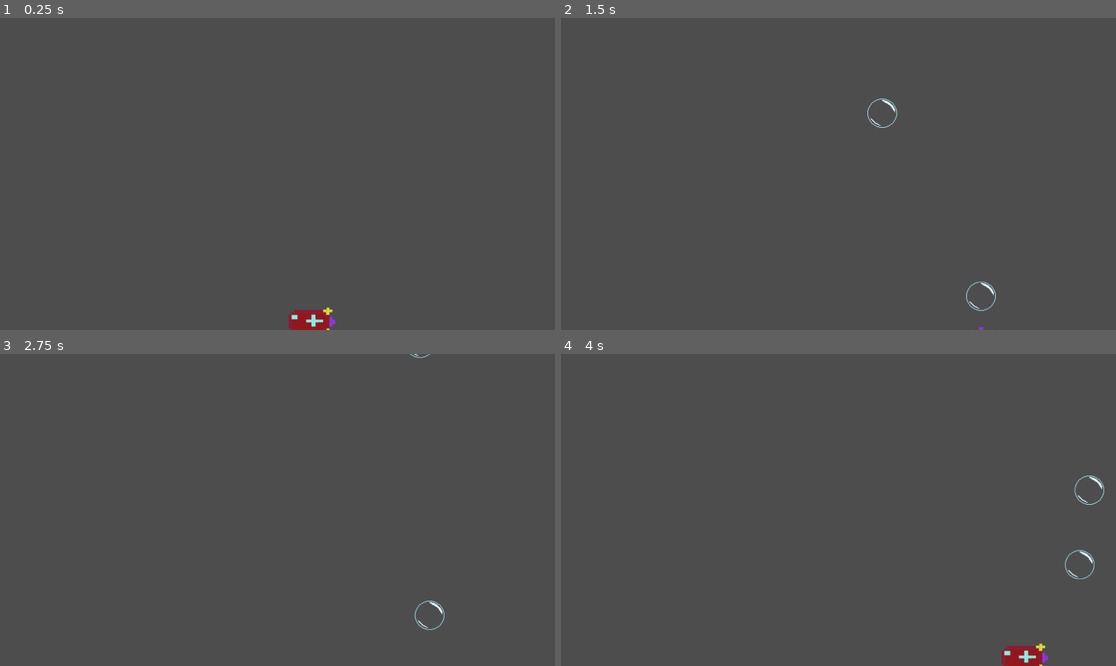
Above: before the commit, frames 1-4 (two rows, left to right).
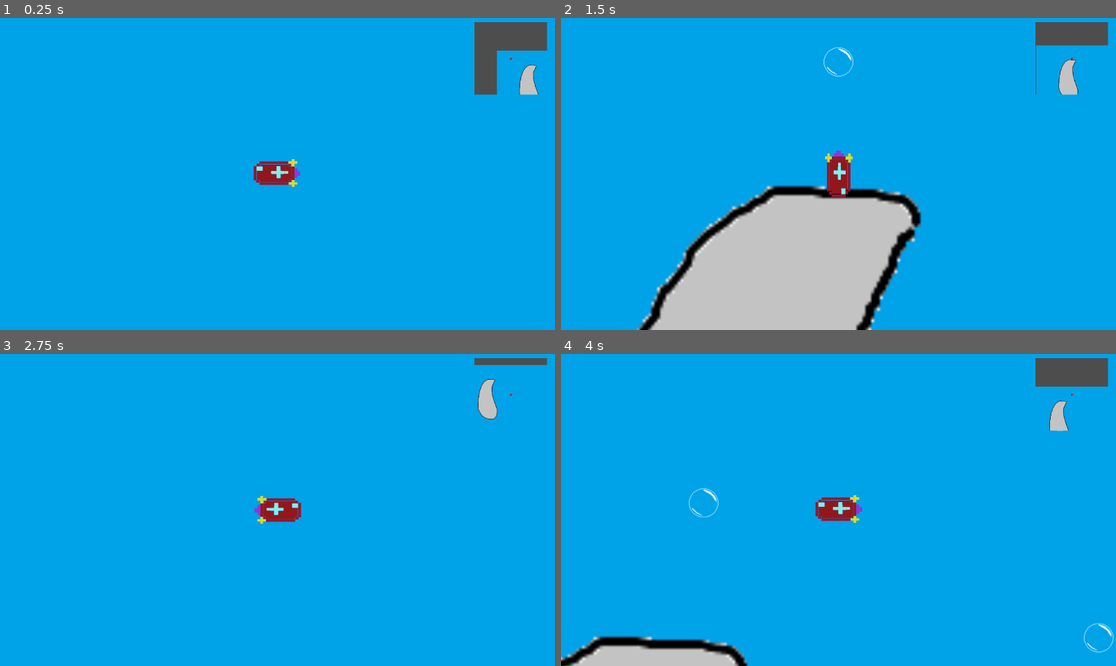
Above: after the commit, the same moments.

Repository: cachola25/cs447-subvival
Game: Godot game, scene res://ocean.tscn
Same seed, same stepped clock (60 frames per second), same inputs: the game is played once before the commit and once after it. This scene is started directly instead of the project's main scene.
Inputs:
- Up to frame 1 (0.25 s): no input
- Up to frame 2 (1.5 s): tap Enter at 0.5 s; hold D (move_right) 0.53-1.28 s; tap Space (release_bubble) at 0.6, 1.35 s; hold S (move_down) from 1.28 s (still down)
- Up to frame 3 (2.75 s): release S (move_down) at 2.03 s; hold D (move_right) from 2.03 s (still down); tap Space (release_bubble) at 2.1 s
- Up to frame 4 (4 s): release D (move_right) at 2.78 s; hold W (move_up) 2.78-3.53 s; tap Space (release_bubble) at 2.85, 3.6 s; hold A (move_left) from 3.53 s (still down)

The runs differ from the first frame. In frame 1, 98% of the frame differs, in the area x 0-100%, y 0-100%; in frame 2, 99%; in frame 3, 100%; in frame 4, 99%.
Error before the commit: Attempt to call function 'start' in base 'null instance' on a null instance. (res://spawn_fish.gd:47)

Commit message:
Added minimap to bigger ocean
Created a minimap and scaled up the
level1 scene.

Diff:
--- a/level.tscn
+++ b/level.tscn
@@ -84,6 +84,7 @@
 offset_right = 151.0
 offset_bottom = 88.0
 texture = ExtResource("1_u6ig5")
+metadata/_edit_use_anchors_ = true
 
 [node name="rocks" type="StaticBody2D" parent="."]
 collision_layer = 143
@@ -114,6 +115,7 @@
 allow_greater = true
 fill_mode = 1
 show_percentage = false
+metadata/_edit_use_anchors_ = true
 
 [node name="score_zone" type="Area2D" parent="."]
 collision_layer = 0
@@ -131,6 +133,7 @@
 offset_right = 968.0
 offset_bottom = 84.0
 theme_override_font_sizes/font_size = 100
+metadata/_edit_use_anchors_ = true
 
 [connection signal="timeout" from="spawn_fish/money_fish_spawn_timer" to="spawn_fish" method="_on_money_fish_spawn_timer_timeout"]
 [connection signal="timeout" from="spawn_fish/eel_spawn_timer" to="spawn_fish" method="_on_eel_spawn_timer_timeout"]
--- a/money_fish.tscn
+++ b/money_fish.tscn
@@ -25,7 +25,7 @@
 }],
 "loop": true,
 "name": &"money_fish",
-"speed": 5.0
+"speed": 4.0
 }]
 
 [node name="money_fish" type="CharacterBody2D"]
@@ -42,5 +42,5 @@
 scale = Vector2(2.21875, 1.73438)
 sprite_frames = SubResource("SpriteFrames_melhr")
 animation = &"money_fish"
-frame_progress = 0.0715959
+frame_progress = 0.427086
 flip_h = true
--- a/ocean.gd
+++ b/ocean.gd
@@ -1,11 +1,31 @@
 extends Node2D
 
+const MAP_SCALE_X = 10
+const MAP_SCALE_Y = 10
+
+@onready var submarine = $submarine
+var map_left_limit = 0
+var map_right_limit
+var map_top_limit = 0
+var map_bottom_limit
+var submarine_camera
+var minimap_camera
 
 # Called when the node enters the scene tree for the first time.
 func _ready() -> void:
-	$TextureRect.z_index = 0
+	$background.z_index = 0
+	$background.scale = Vector2(10,10)
+	map_right_limit = $background.size.x
+	map_bottom_limit = $background.size.y
+	map_right_limit *= MAP_SCALE_X
+	map_bottom_limit *= MAP_SCALE_Y
+	submarine_camera = submarine.get_node("Camera2D")
+	minimap_camera = $submarine/SubViewportContainer/SubViewport/Camera2D
 
+	submarine_camera.limit_left = map_left_limit
+	submarine_camera.limit_right = map_right_limit
+	submarine_camera.limit_top = map_top_limit
+	submarine_camera.limit_bottom = map_bottom_limit
 
-# Called every frame. 'delta' is the elapsed time since the previous frame.
 func _process(delta: float) -> void:
 	pass
--- a/ocean.tscn
+++ b/ocean.tscn
@@ -1,66 +1,47 @@
-[gd_scene load_steps=8 format=3 uid="uid://urtocxps537d"]
+[gd_scene load_steps=6 format=3 uid="uid://urtocxps537d"]
 
 [ext_resource type="PackedScene" uid="uid://cnemvuq4712kt" path="res://submarine.tscn" id="1_5pwii"]
 [ext_resource type="Script" path="res://ocean.gd" id="1_t8jae"]
-[ext_resource type="Texture2D" uid="uid://ceuicsai2b4te" path="res://art/ocean_art.png" id="2_8ddkb"]
-[ext_resource type="Script" path="res://spawn_fish.gd" id="4_jvoty"]
-
-[sub_resource type="Curve2D" id="Curve2D_q1cre"]
-_data = {
-"points": PackedVector2Array(0, 0, 0, 0, 4, 126, 0, 0, 0, 0, 2565, 105)
-}
-point_count = 2
-
-[sub_resource type="Curve2D" id="Curve2D_85fq5"]
-_data = {
-"points": PackedVector2Array(0, 0, 0, 0, 2564, 256, 0, 0, 0, 0, 4, 276)
-}
-point_count = 2
-
-[sub_resource type="Curve2D" id="Curve2D_f2tkm"]
-_data = {
-"points": PackedVector2Array(0, 0, 0, 0, 1, 421, -35.3176, -166.497, 35.3176, 166.497, 209, 561, 100.908, -211.906, -100.908, 211.906, 514, 448, 556.673, 136.225, -556.673, -136.225, 860, 557, 563.401, 139.589, -563.401, -139.589, 1198, 446, -272.45, 289.268, 272.45, -289.268, 1491, 598, 289.268, -198.452, -289.268, 198.452, 1955, 482, 0, 0, 0, 0, 2192, 609, 262.36, -264.041, -262.36, 264.041, 2475, 466, 0, 0, 0, 0, 2560, 598)
-}
-point_count = 10
+[ext_resource type="Texture2D" uid="uid://bqmltib1gqkeq" path="res://art/Levels/1.png" id="3_3udq1"]
+[ext_resource type="Texture2D" uid="uid://c0wx3ph10b5ky" path="res://art/krita-submarine.png" id="4_ctxmj"]
+[ext_resource type="Script" path="res://sub_viewport.gd" id="4_vltdk"]
 
 [node name="ocean" type="Node2D"]
 script = ExtResource("1_t8jae")
 
-[node name="TextureRect" type="TextureRect" parent="."]
-visible = false
-offset_top = -1.0
-offset_right = 2564.0
-offset_bottom = 1449.0
-texture = ExtResource("2_8ddkb")
+[node name="background" type="TextureRect" parent="."]
+offset_right = 1920.0
+offset_bottom = 1080.0
+scale = Vector2(10, 10)
+texture = ExtResource("3_3udq1")
 
 [node name="submarine" parent="." instance=ExtResource("1_5pwii")]
-position = Vector2(1078, 1051)
+position = Vector2(957, 537)
 
-[node name="spawn_fish" type="Node2D" parent="."]
-visible = false
-script = ExtResource("4_jvoty")
+[node name="CanvasLayer" type="CanvasLayer" parent="."]
 
-[node name="Path2D_1" type="Path2D" parent="spawn_fish"]
-curve = SubResource("Curve2D_q1cre")
+[node name="SubViewportContainer" type="SubViewportContainer" parent="CanvasLayer"]
+offset_left = 1642.0
+offset_top = 15.0
+offset_right = 1892.0
+offset_bottom = 265.0
 
-[node name="PathFollow2D" type="PathFollow2D" parent="spawn_fish/Path2D_1"]
-position = Vector2(4, 126)
-rotation = -0.00819974
+[node name="SubViewport" type="SubViewport" parent="CanvasLayer/SubViewportContainer"]
+handle_input_locally = false
+size = Vector2i(250, 250)
+render_target_update_mode = 4
+script = ExtResource("4_vltdk")
 
-[node name="Path2D_2" type="Path2D" parent="spawn_fish"]
-curve = SubResource("Curve2D_85fq5")
+[node name="Sprite2D" type="Sprite2D" parent="CanvasLayer/SubViewportContainer/SubViewport"]
+scale = Vector2(10, 10)
+texture = ExtResource("3_3udq1")
+centered = false
 
-[node name="PathFollow2D" type="PathFollow2D" parent="spawn_fish/Path2D_2"]
-position = Vector2(2564, 256)
-rotation = 3.13378
+[node name="Camera2D" type="Camera2D" parent="CanvasLayer/SubViewportContainer/SubViewport"]
+zoom = Vector2(0.05, 0.05)
 
-[node name="Path2D_3" type="Path2D" parent="spawn_fish"]
-curve = SubResource("Curve2D_f2tkm")
-
-[node name="PathFollow2D" type="PathFollow2D" parent="spawn_fish/Path2D_3"]
-position = Vector2(1, 421)
-rotation = 0.592427
-
-[node name="spawn_timer" type="Timer" parent="spawn_fish"]
-
-[connection signal="timeout" from="spawn_fish/spawn_timer" to="spawn_fish" method="_on_spawn_timer_timeout"]
+[node name="Sprite2D" type="Sprite2D" parent="CanvasLayer/SubViewportContainer"]
+position = Vector2(122, 121)
+scale = Vector2(0.1, 0.1)
+texture = ExtResource("4_ctxmj")
+centered = false
--- /dev/null
+++ b/sub_viewport.gd
@@ -0,0 +1,7 @@
+extends SubViewport
+
+@onready var camera = $Camera2D
+@onready var submarine = get_parent().get_parent().get_parent().get_node("submarine")
+
+func _physics_process(delta: float) -> void:
+	camera.position = submarine.position
--- a/submarine.gd
+++ b/submarine.gd
@@ -8,7 +8,7 @@
 #		- rocks —> collide regularly
 ######################################
 
-var SPEED = 500
+var SPEED = 2000
 var bubble_scene = load("res://bubble.tscn")
 
 func spawn_bubble():
--- a/submarine.tscn
+++ b/submarine.tscn
@@ -1,7 +1,8 @@
-[gd_scene load_steps=7 format=3 uid="uid://cnemvuq4712kt"]
+[gd_scene load_steps=8 format=3 uid="uid://cnemvuq4712kt"]
 
 [ext_resource type="Script" path="res://submarine.gd" id="1_uaken"]
 [ext_resource type="Texture2D" uid="uid://c0wx3ph10b5ky" path="res://art/krita-submarine.png" id="2_ipk4e"]
+[ext_resource type="Script" path="res://submarine_camera_2d.gd" id="3_g023d"]
 
 [sub_resource type="CanvasItemMaterial" id="CanvasItemMaterial_ucp48"]
 
@@ -41,3 +42,6 @@
 sprite_frames = SubResource("SpriteFrames_1ls03")
 animation = &"sub"
 frame_progress = 0.436989
+
+[node name="Camera2D" type="Camera2D" parent="."]
+script = ExtResource("3_g023d")
--- /dev/null
+++ b/submarine_camera_2d.gd
@@ -0,0 +1 @@
+extends Camera2D
--- a/test_level.tscn
+++ b/test_level.tscn
@@ -18,6 +18,7 @@
 position = Vector2(199, 144)
 
 [node name="Camera2D" type="Camera2D" parent="submarine"]
+zoom = Vector2(1.5, 1.5)
 position_smoothing_enabled = true
 position_smoothing_speed = 2.0
 
Not shown: 1 places in start_menu.tscn that only renumber resources
